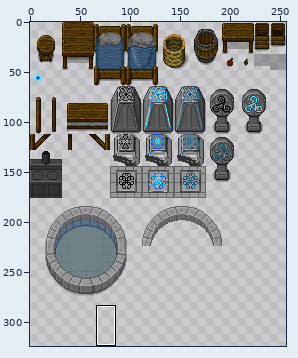
Sprite sheet: img/object1.png. Above: a wide view before the commit, with the close-up outlined.
Close-up. The starting point:
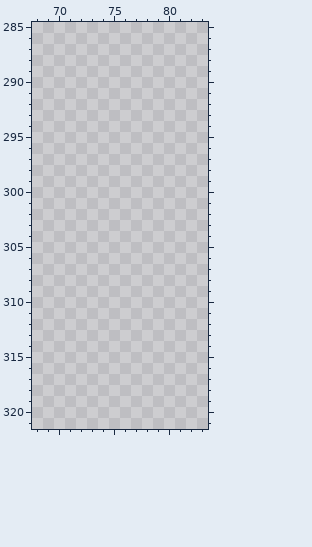
The file is 256x512 pixels. Colours within 5 levels of each other are drawn and written as one. Shown: x 68..83, y 285..321. The wide view leaves out empty margins. The commit also changed other parts of the picture, which this record leaves out.
New version:
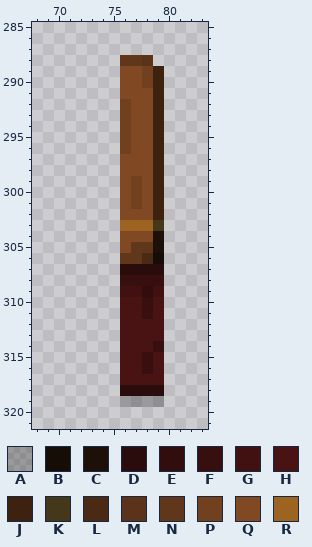
Palette (. is transparent): A #0000003f  B #160d07  C #1c1008  D #2a0c0c  E #310d0d  F #370f0f  G #411111  H #491313  J #3d2210  K #44371a  L #4a2a15  M #5a331a  N #61371b  P #71401f  Q #804823  R #9d6320
The exact change:
@@ x 74..81 @@
 287 ........
-288 ........
-289 ........
-290 ........
-291 ........
-292 ........
-293 ........
-294 ........
-295 ........
-296 ........
-297 ........
-298 ........
-299 ........
-300 ........
-301 ........
-302 ........
-303 ........
-304 ........
-305 ........
-306 ........
-307 ........
-308 ........
-309 ........
-310 ........
-311 ........
-312 ........
-313 ........
-314 ........
-315 ........
-316 ........
-317 ........
-318 ........
-319 ........
+288 ..NNM...
+289 ..QQPJ..
+290 ..QQPJ..
+291 ..QQQJ..
+292 ..PQQJ..
+293 ..PQQJ..
+294 ..PQQJ..
+295 ..PQQJ..
+296 ..PQQJ..
+297 ..QQQJ..
+298 ..QQQJ..
+299 ..QPQJ..
+300 ..QPQJ..
+301 ..QPQJ..
+302 ..QQQJ..
+303 ..RRRK..
+304 ..QQQC..
+305 ..QNNC..
+306 ..NNLB..
+307 ..DDDD..
+308 ..FFFF..
+309 ..GGEG..
+310 ..HHFH..
+311 ..HHFH..
+312 ..HHHH..
+313 ..HHHH..
+314 ..HHHF..
+315 ..HHFH..
+316 ..HHFH..
+317 ..HHHH..
+318 ..DDDD..
+319 ..AAAA..
 320 ........
Changed places in both close-ups, as pixel boxes (x1, y1, x2, y2):
added: (120, 55, 164, 407)
